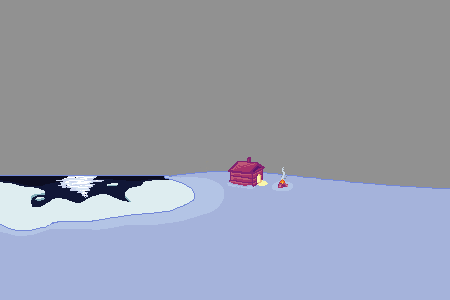
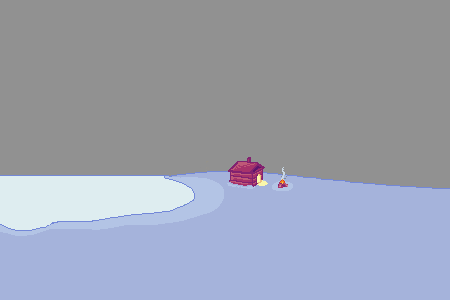
Layered file, before and after one edit (w=450, h=300). Changes by layer:
painted on "06" over <box>0,176,169,207</box>
hid group "moonShine" (1st of 2) (3 layers) over <box>56,176,105,198</box>
